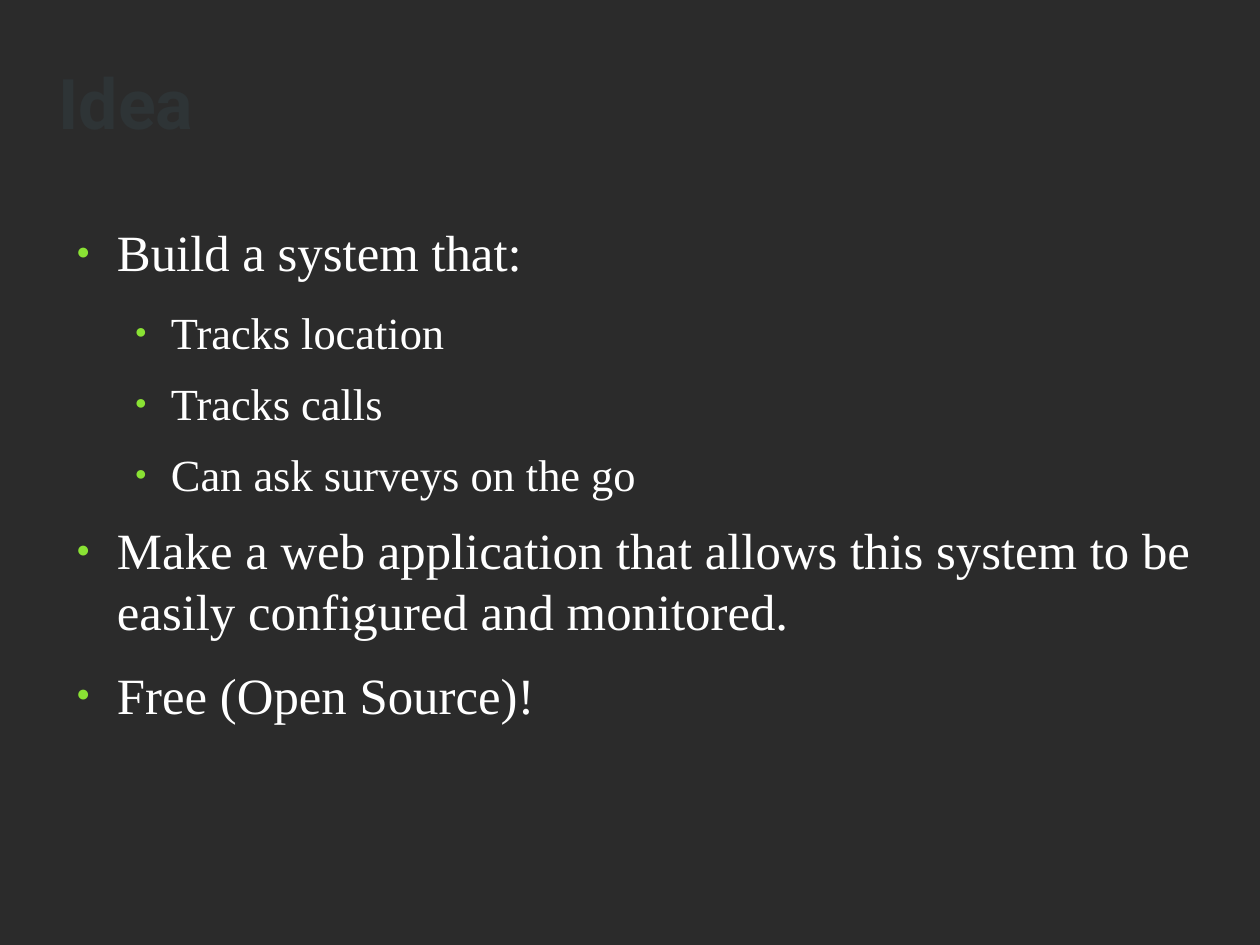
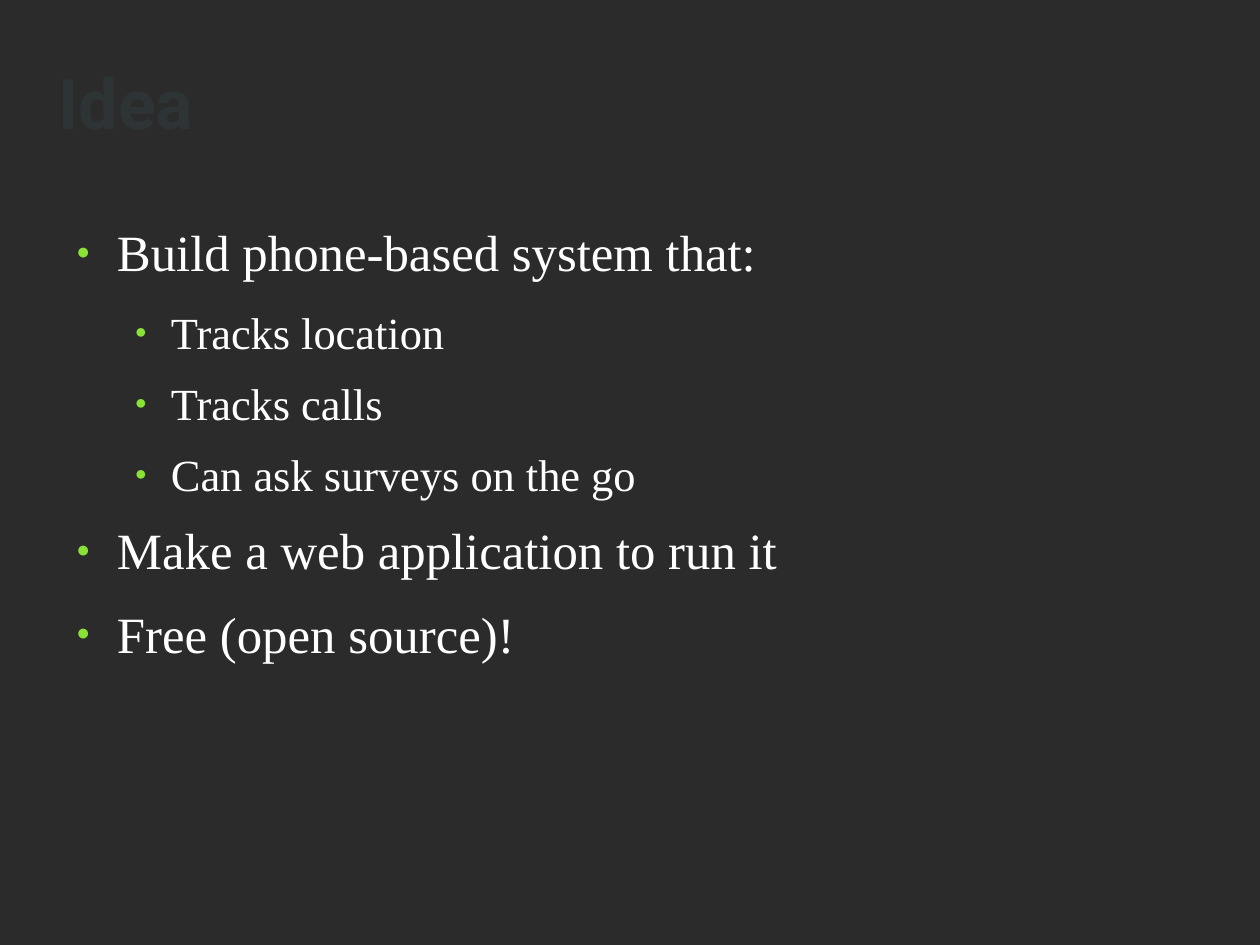
Before and after one commit to aewalker/Survey-Droid, a slide deck: slide 3 of doc/presentation-slides.odp. Drawn at 1260x945 pixels with LibreOffice and Linux fonts; fonts in the diff are those of the drawing; background and template pictures are left out; a plain dark background stands for a picture behind light text. Boxes give left, top, right and bottom in pixels: in the first picture for what was removed or moved away, otherwise in the second. Text is boxed around its words. In the diff, an @@ line names an element or a change of style, - is before the commit and + after.

```diff
--- a/doc/presentation-slides.odp
+++ b/doc/presentation-slides.odp
@@ text at box(117, 235, 756, 282): text changed @@
-● Build a system that:
+● Build phone-based system that:
@@ text at box(117, 533, 777, 663): text changed @@
-● Make a web application that allows this system to be easily configured and monitored.
-● Free (Open Source)!
+● Make a web application to run it
+● Free (open source)!
```
Also in this commit, not shown: 9 other slides changed, 2 other files.
